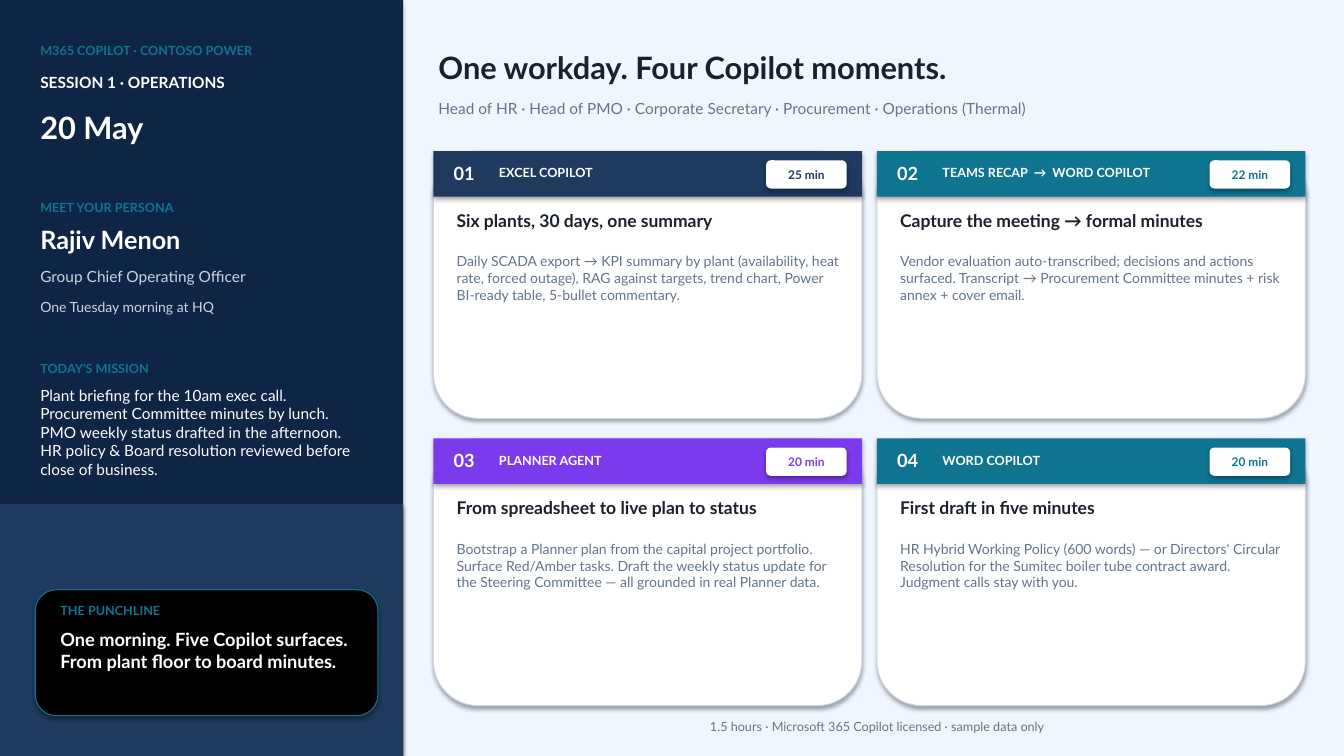
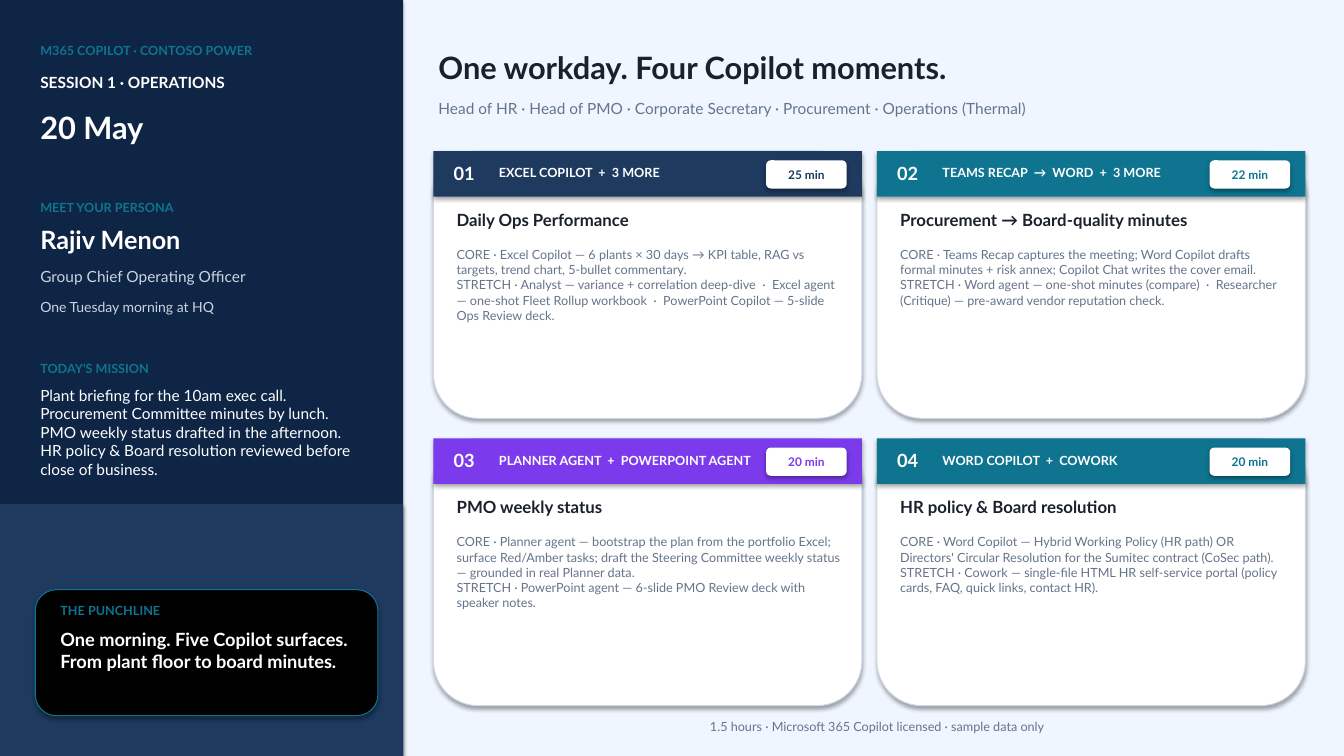
Before and after one commit to steffiyappy/contoso-power-copilot-immersion, a slide deck: slide 1 of Contoso Power Story - 20 May (Operations).pptx. Drawn at 1344x756 pixels with LibreOffice and Linux fonts; fonts in the diff are those of the drawing. Boxes give left, top, right and bottom in pixels: in the first picture for what was removed or moved away, otherwise in the second. Text is boxed around its words. In the diff, an @@ line names an element or a change of style, - is before the commit and + after.

```diff
--- a/Contoso Power Story - 20 May (Operations).pptx
+++ b/Contoso Power Story - 20 May (Operations).pptx
@@ text at <box>499,167,659,177</box>: text changed @@
-EXCEL COPILOT
+EXCEL COPILOT + 3 MORE
@@ text at <box>942,167,1160,177</box>: text changed @@
-TEAMS RECAP → WORD COPILOT
+TEAMS RECAP → WORD + 3 MORE
@@ text at <box>457,213,629,229</box>: text changed; size 12.5 to 12 pt @@
-Six plants, 30 days, one summary
+Daily Ops Performance
@@ text at <box>900,213,1188,229</box>: text changed; size 12.5 to 12 pt @@
-Capture the meeting → formal minutes
+Procurement → Board-quality minutes
@@ text at <box>457,249,835,322</box>: text changed; size 10 to 9 pt @@
-Daily SCADA export → KPI summary by plant (availability, heat rate, forced outage), RAG against targets, trend chart, Power BI-ready table, 5-bullet commentary.
+CORE · Excel Copilot — 6 plants × 30 days → KPI table, RAG vs targets, trend chart, 5-bullet commentary.
+STRETCH · Analyst — variance + correlation deep-dive · Excel agent — one-shot Fleet Rollup workbook · PowerPoint Copilot — 5-slide Ops Review deck.
@@ text at <box>900,249,1277,307</box>: text changed; size 10 to 9 pt @@
-Vendor evaluation auto-transcribed; decisions and actions surfaced. Transcript → Procurement Committee minutes + risk annex + cover email.
+CORE · Teams Recap captures the meeting; Word Copilot drafts formal minutes + risk annex; Copilot Chat writes the cover email.
+STRETCH · Word agent — one-shot minutes (compare) · Researcher (Critique) — pre-award vendor reputation check.
@@ text at <box>499,456,751,465</box>: text changed @@
-PLANNER AGENT
+PLANNER AGENT + POWERPOINT AGENT
@@ text at <box>942,455,1117,465</box>: text changed @@
-WORD COPILOT
+WORD COPILOT + COWORK
@@ text at <box>457,500,602,516</box>: text changed; size 12.5 to 12 pt @@
-From spreadsheet to live plan to status
+PMO weekly status
@@ text at <box>900,500,1117,516</box>: text changed; size 12.5 to 12 pt @@
-First draft in five minutes
+HR policy & Board resolution
@@ text at <box>457,536,840,609</box>: text changed; size 10 to 9 pt @@
-Bootstrap a Planner plan from the capital project portfolio. Surface Red/Amber tasks. Draft the weekly status update for the Steering Committee — all grounded in real Planner data.
+CORE · Planner agent — bootstrap the plan from the portfolio Excel; surface Red/Amber tasks; draft the Steering Committee weekly status — grounded in real Planner data.
+STRETCH · PowerPoint agent — 6-slide PMO Review deck with speaker notes.
@@ text at <box>900,536,1277,594</box>: text changed; size 10 to 9 pt @@
-HR Hybrid Working Policy (600 words) — or Directors' Circular Resolution for the Sumitec boiler tube contract award. Judgment calls stay with you.
+CORE · Word Copilot — Hybrid Working Policy (HR path) OR Directors' Circular Resolution for the Sumitec contract (CoSec path).
+STRETCH · Cowork — single-file HTML HR self-service portal (policy cards, FAQ, quick links, contact HR).
```
Also in this commit, not shown: 5 other files.
